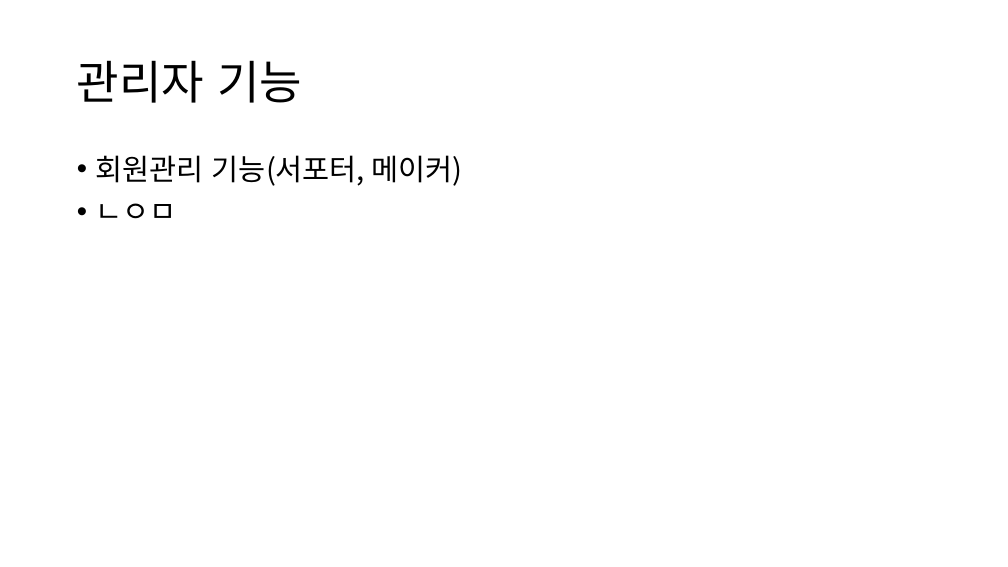
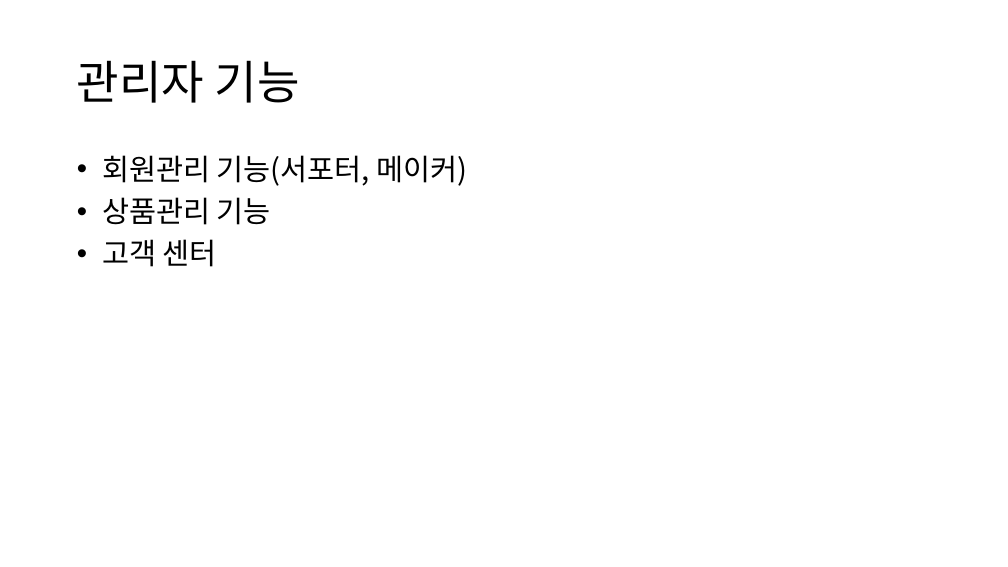
Before and after one commit to ezenteam2/EzenCrowdFunding, a slide deck: slide 4 of 기능 정리/project03 - 기능 정리 - 형준.pptx (slide 3 before the commit). Drawn at 1008x567 pixels with LibreOffice and Linux fonts; fonts in the diff are those of the drawing. Boxes give left, top, right and bottom in pixels: in the first picture for what was removed or moved away, otherwise in the second. Text is boxed around its words. In the diff, an @@ line names an element or a change of style, - is before the commit and + after.

```diff
--- a/기능 정리/project03 - 기능 정리 - 형준.pptx
+++ b/기능 정리/project03 - 기능 정리 - 형준.pptx
@@ text at (102, 155, 468, 186): less space between paragraphs @@
@@ text at (102, 197, 271, 267): text changed @@
-• ㄴㅇㅁ
+• 상품관리 기능
+• 고객 센터
```
Also in this commit, not shown: 2 other slides changed, 1 slide added.
